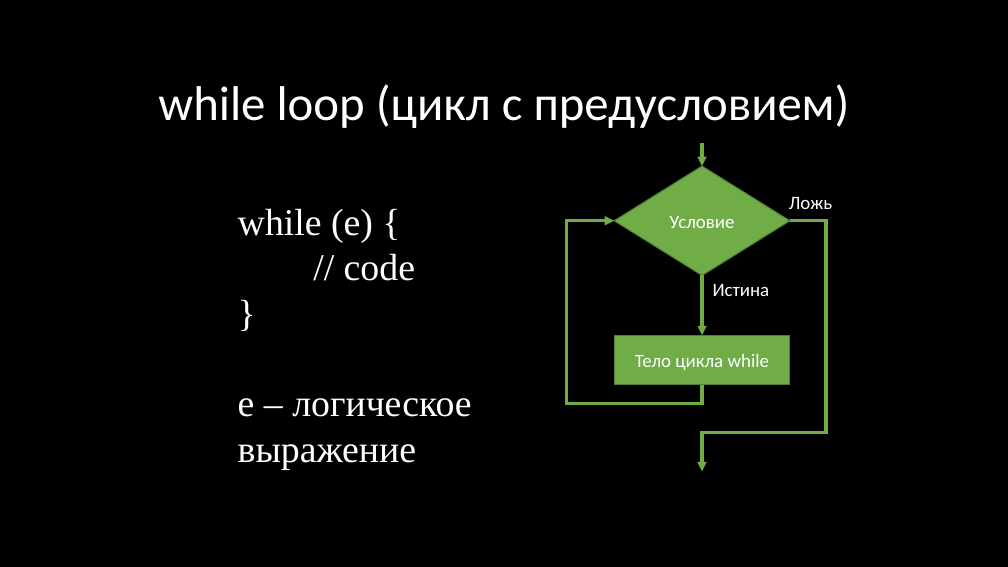
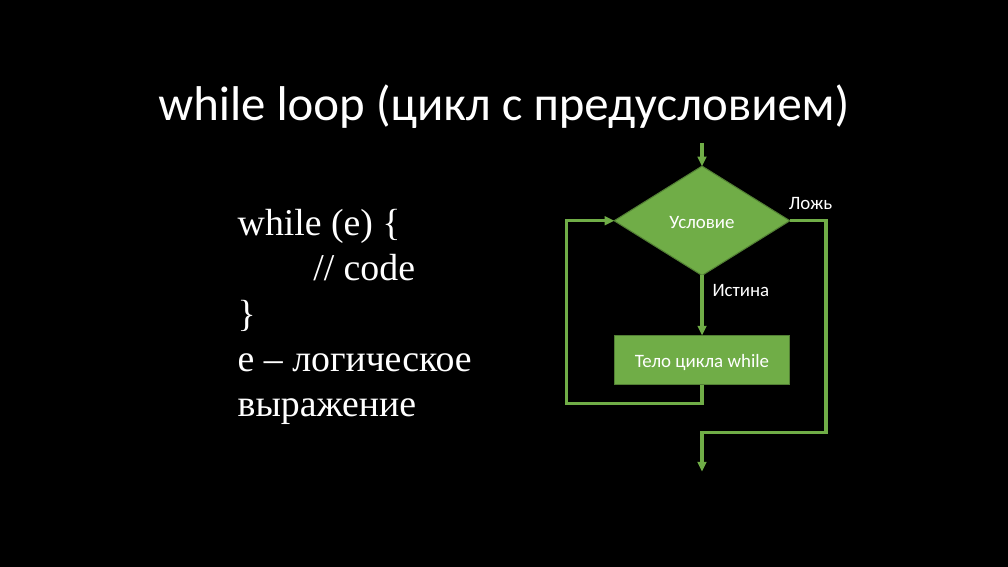
Before and after one commit to kruffka/C-Programming, a slide deck: slide 3 of 2024-2025/slides_pptx/3_loops.pptx. Drawn at 1008x567 pixels with LibreOffice and Linux fonts; fonts in the diff are those of the drawing. Boxes give left, top, right and bottom in pixels: in the first picture for what was removed or moved away, otherwise in the second. Text is boxed around its words. In the diff, an @@ line names an element or a change of style, - is before the commit and + after.

```diff
--- a/2024-2025/slides_pptx/3_loops.pptx
+++ b/2024-2025/slides_pptx/3_loops.pptx
@@ text "while (e) {" rewrapped from (238, 208, 471, 470) to (238, 208, 471, 424) @@
```
Also in this commit, not shown: 1 other slide changed, 7 slides added, 1 slide removed, 10 other files.
